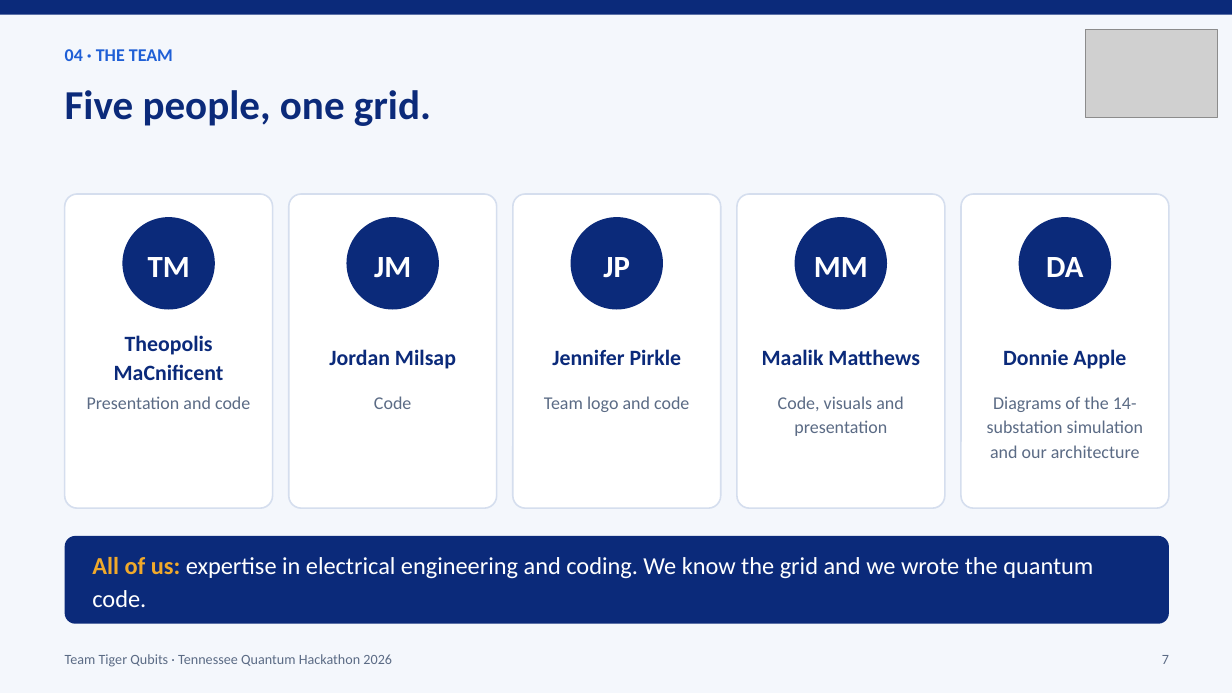
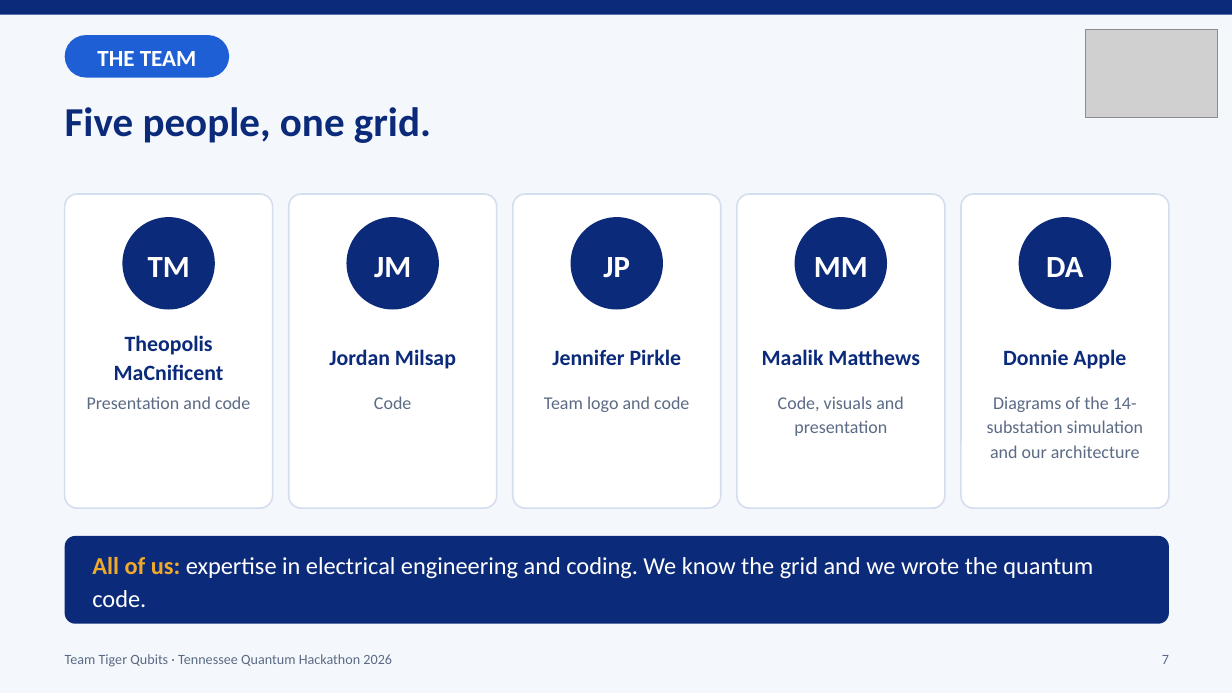
Before and after one commit to maalik313/pmu-placement-team, a slide deck: slide 7 of docs/deck/Tiger_Qubits_Pitch_v2.pptx. Drawn at 1232x693 pixels with LibreOffice and Linux fonts; fonts in the diff are those of the drawing; grey boxes stand for pictures. Boxes give left, top, right and bottom in pixels: in the first picture for what was removed or moved away, otherwise in the second. Text is boxed around its words. In the diff, an @@ line names an element or a change of style, - is before the commit and + after.

```diff
--- a/docs/deck/Tiger_Qubits_Pitch_v2.pptx
+++ b/docs/deck/Tiger_Qubits_Pitch_v2.pptx
@@ text "THE TEAM" at (97, 51, 197, 66): vertical alignment top to middle @@
@@ rounded rectangle added at (65, 35, 229, 78), fill #1F5FD6 @@
@@ text at (97, 51, 197, 66): text changed; size 14 to 18 pt; text colour #1F5FD6 to #FFFFFF @@
-04 · THE TEAM
+THE TEAM
@@ text "Five people, one grid.": place and size @@
-text "Five people, one grid." at (65, 90, 431, 126)
+text "Five people, one grid." at (65, 107, 431, 143)
```
Also in this commit, not shown: 6 other slides changed.
